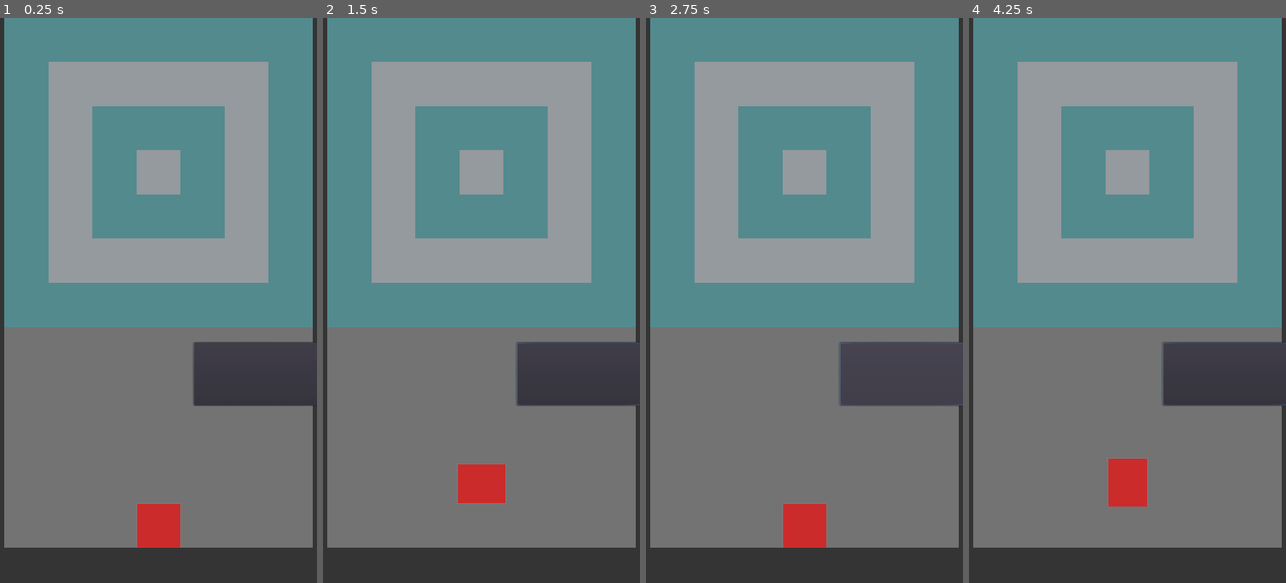
Above: before the commit, frames 1-4 (left to right).
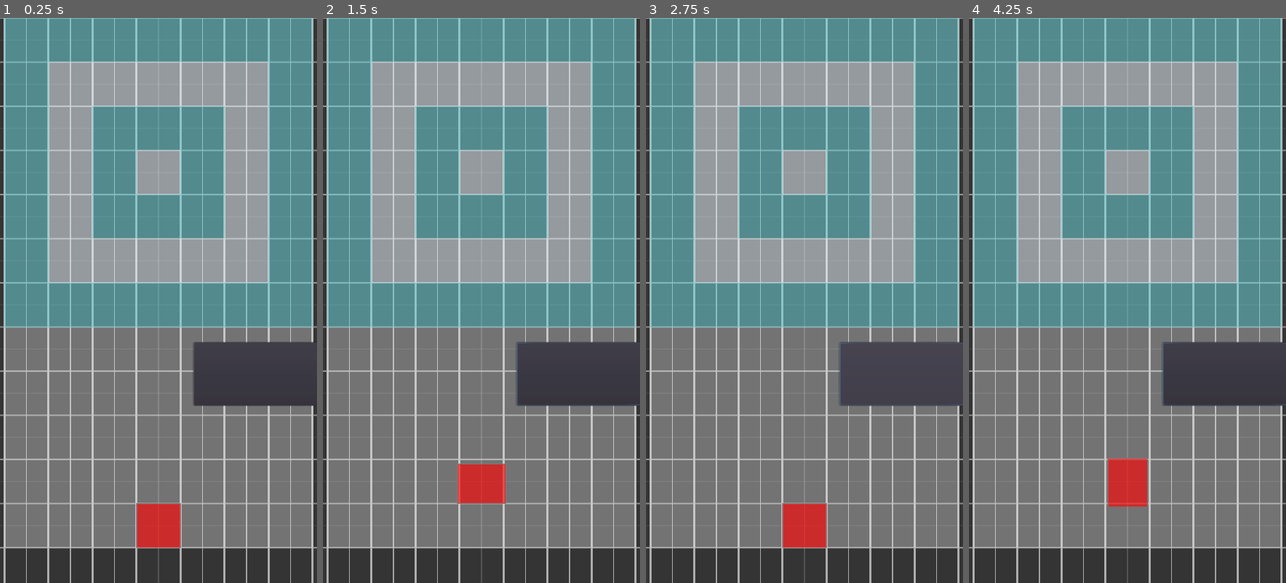
Above: after the commit, the same moments.

Repository: funexpected/jamper
Game: Godot game, scene res://level.tscn
Two runs of this game, one before a commit and one after it. Both use one fixed random seed, a clock stepped at 60 frames per second and the inputs below. This scene is started directly instead of the project's main scene.
Inputs (mouse positions are in pixels of both pictures, inside the frame that each line leads up to):
- Up to frame 1 (0.25 s): no input
- Up to frame 2 (1.5 s): click (579, 373) at 0.5 s; tap Enter at 1.25 s; move the mouse to (551, 272) at 1.27 s; click (551, 272) at 1.42 s
- Up to frame 3 (2.75 s): click (902, 373) at 2 s
- Up to frame 4 (4.25 s): click (1225, 373) at 2.75 s; move the mouse to (1064, 328) at 3.52 s; click (1064, 328) at 3.67 s

The runs differ from the first frame. In frame 1, 9.4% of the frame differs, in the area x 0-100%, y 0-100%; in frame 2, 9.5%; in frame 3, 9.4%; in frame 4, 9.5%.

Commit message:
template some grandma animation methods

Diff:
--- a/grandma.gd
+++ b/grandma.gd
@@ -1,8 +1,9 @@
 extends Node2D
+class_name GrandMa
 
-const MOVE_LEFT = -1
-const MOVE_NONE = 0
-const MOVE_RIGHT = 1
+const LEFT = -1
+const NONE = 0
+const RIGHT = 1
 
 export var texture = Color("4a57c3") setget set_texture
 onready var obj = $back
@@ -40,7 +41,7 @@
 		yield(Time.defer(), "completed")
 		return
 	jumping = true
-	pause_on_jump()
+	pause_in(2)
 	yield(tw\
 		.ip(sprite, "scale", Vector2(1,1), Vector2(1.1, 0.9), t*0.1)\
 		.ip(sprite, "scale", Vector2(1.1, 0.9), Vector2(0.8, 1.2), t*0.1, tw.SINE, tw.INOUT, t*0.1)\
@@ -54,9 +55,15 @@
 	"completed")
 	jumping = false
 
-func pause_on_jump():
-	yield(Time, "tick")
-	yield(Time, "tick")
+func push(dir):
+	pass
+
+func jump_and_slide(dir):
+	pass
+
+func pause_in(ticks):
+	for i in range(ticks):
+		yield(Time, "tick")
 	get_tree().paused = true
 	yield(Time.wait(1), "completed")
 	get_tree().paused = false
--- a/level.gd
+++ b/level.gd
@@ -4,7 +4,7 @@
 
 var is_need_to_jump = false
 const DEBUG = false
-const GRID = false
+const GRID = true
 const CELL = Vector2(150, 150)
 
 func _input(e):
@@ -24,6 +24,9 @@
 		is_need_to_jump = false
 		grandma.jump(Time.TICK*4)
 
+func get_active_squares():
+	pass
+
 
 func _draw():
 	if GRID:
--- a/project.godot
+++ b/project.godot
@@ -8,9 +8,14 @@
 
 config_version=4
 
-_global_script_classes=[  ]
+_global_script_classes=[ {
+"base": "Node2D",
+"class": "GrandMa",
+"language": "GDScript",
+"path": "res://grandma.gd"
+} ]
 _global_script_class_icons={
-
+"GrandMa": ""
 }
 
 [application]
